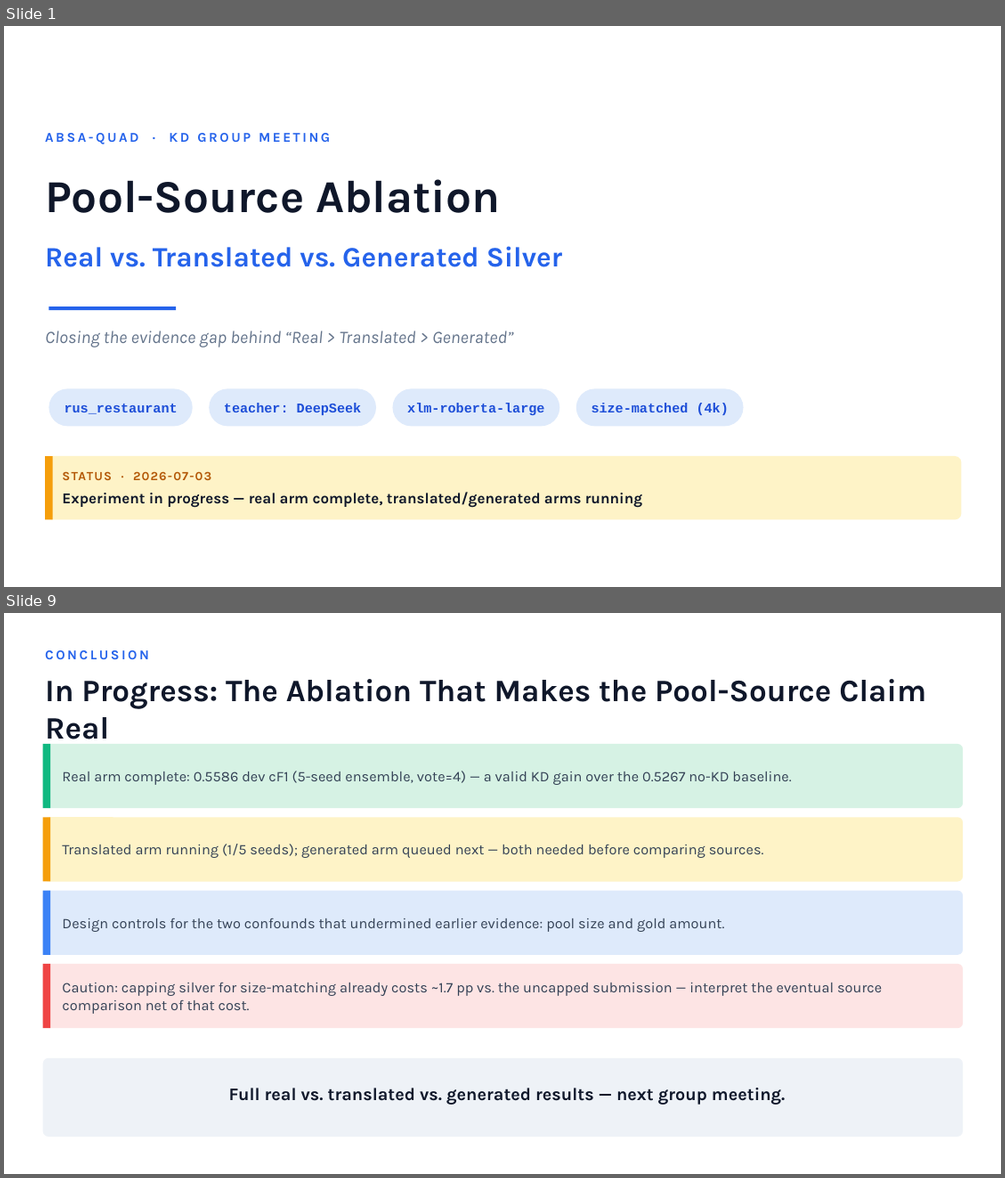
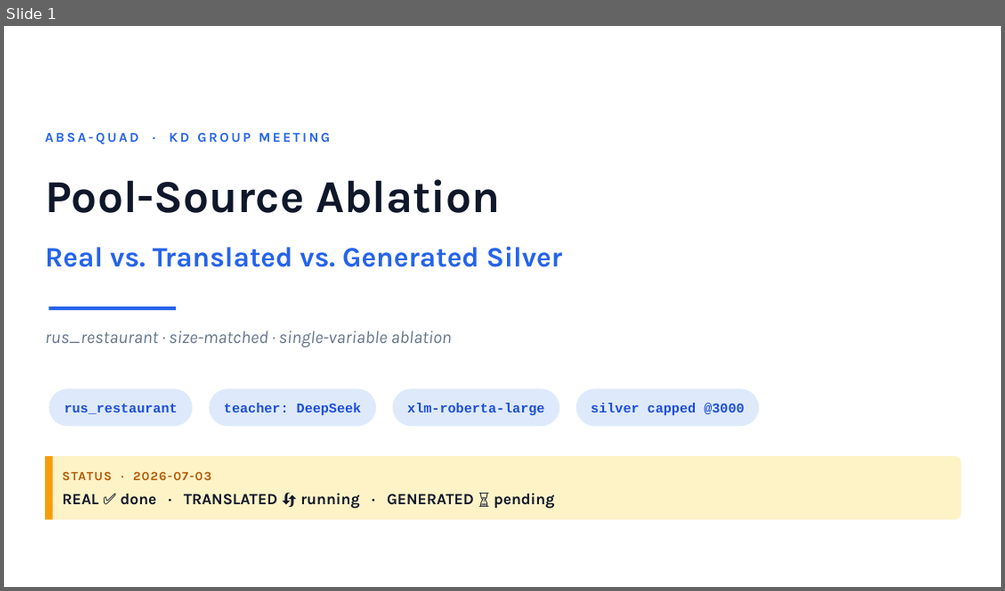
Before and after one commit to magnum-qin/ABSA-QUAD, a slide deck: docs/KD_pool_source_ablation_20260703.pptx. Shown one above the other, each under a label of ours: slides 1 and 9 before the commit, slide 1 after it; the slides between them are not shown. The pictures are 1005x1178 and 1005x591 pixels, drawn with LibreOffice and Linux fonts; fonts in the diff are those of the drawing. Boxes give left, top, right and bottom in pixels: in the first picture for what was removed or moved away, otherwise in the second. Text is boxed around its words. In the diff, an @@ line names an element or a change of style, - is before the commit and + after.

Commit message:
feat: update KD pool source ablation presentation

```diff
--- a/docs/KD_pool_source_ablation_20260703.pptx
+++ b/docs/KD_pool_source_ablation_20260703.pptx
@@ slide 9 removed at box(4, 613, 1001, 1174), background #FFFFFF @@
@@ text removed at box(45, 650, 149, 659) @@
-CONCLUSION
@@ text removed at box(45, 679, 926, 747) @@
-In Progress: The Ablation That Makes the Pool-Source Claim Real
@@ rounded rectangle removed at box(43, 744, 963, 808) @@
@@ rectangle removed at box(43, 744, 50, 808) @@
@@ text removed at box(62, 771, 791, 785) @@
-Real arm complete: 0.5586 dev cF1 (5-seed ensemble, vote=4) — a valid KD gain over the 0.5267 no-KD baseline.
@@ rounded rectangle removed at box(43, 817, 963, 882) @@
@@ rectangle removed at box(43, 817, 50, 882) @@
@@ text removed at box(62, 844, 764, 858) @@
-Translated arm running (1/5 seeds); generated arm queued next — both needed before comparing sources.
@@ rounded rectangle removed at box(43, 891, 963, 955) @@
@@ rectangle removed at box(43, 891, 50, 955) @@
@@ text removed at box(62, 918, 724, 932) @@
-Design controls for the two confounds that undermined earlier evidence: pool size and gold amount.
@@ rounded rectangle removed at box(43, 964, 963, 1028) @@
@@ rectangle removed at box(43, 964, 50, 1028) @@
@@ text removed at box(62, 982, 882, 1013) @@
-Caution: capping silver for size-matching already costs ~1.7 pp vs. the uncapped submission — interpret the eventual source comparison net of that cost.
@@ rounded rectangle removed at box(43, 1058, 963, 1136) @@
@@ text removed at box(229, 1087, 785, 1104) @@
-Full real vs. translated vs. generated results — next group meeting.
@@ slide 1 changed as well @@
@@ text at box(45, 330, 452, 347): text changed @@
-Closing the evidence gap behind “Real > Translated > Generated”
+rus_restaurant · size-matched · single-variable ablation
@@ rounded rectangle "silver capped @3000": place and size @@
-rounded rectangle "silver capped @3000" at box(576, 389, 743, 426)
+rounded rectangle "silver capped @3000" at box(576, 389, 759, 426)
@@ text in rounded rectangle at box(591, 402, 744, 415): text changed @@
-size-matched (4k)
+silver capped @3000
@@ text at box(62, 492, 554, 508): text changed; size 14.5 to 15 pt @@
-Experiment in progress — real arm complete, translated/generated arms running
+REAL ✅ done · TRANSLATED 🔄 running · GENERATED ⏳ pending
```
Also in this commit, not shown: 7 other slides changed, 1 slide added.
